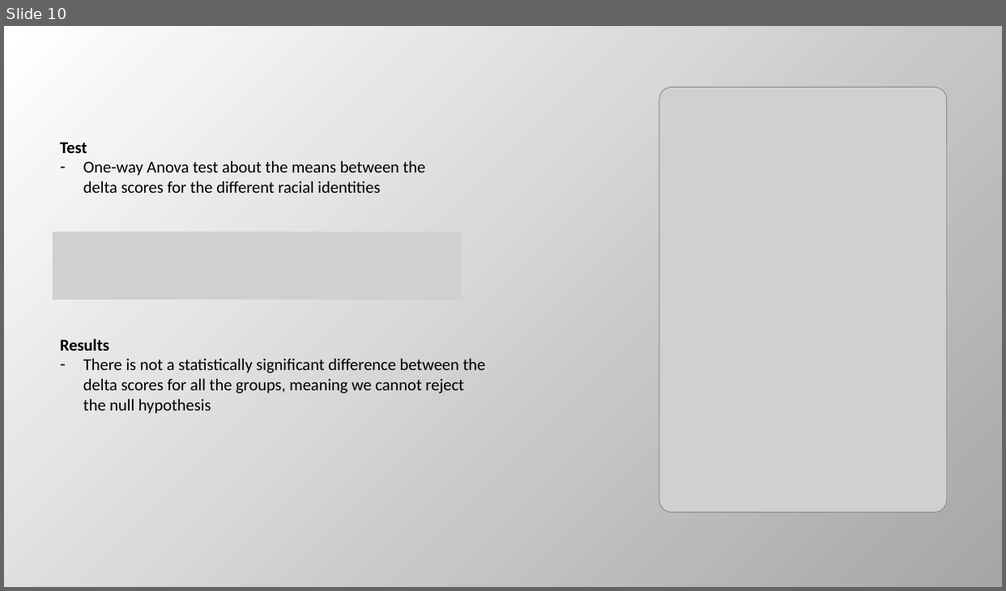
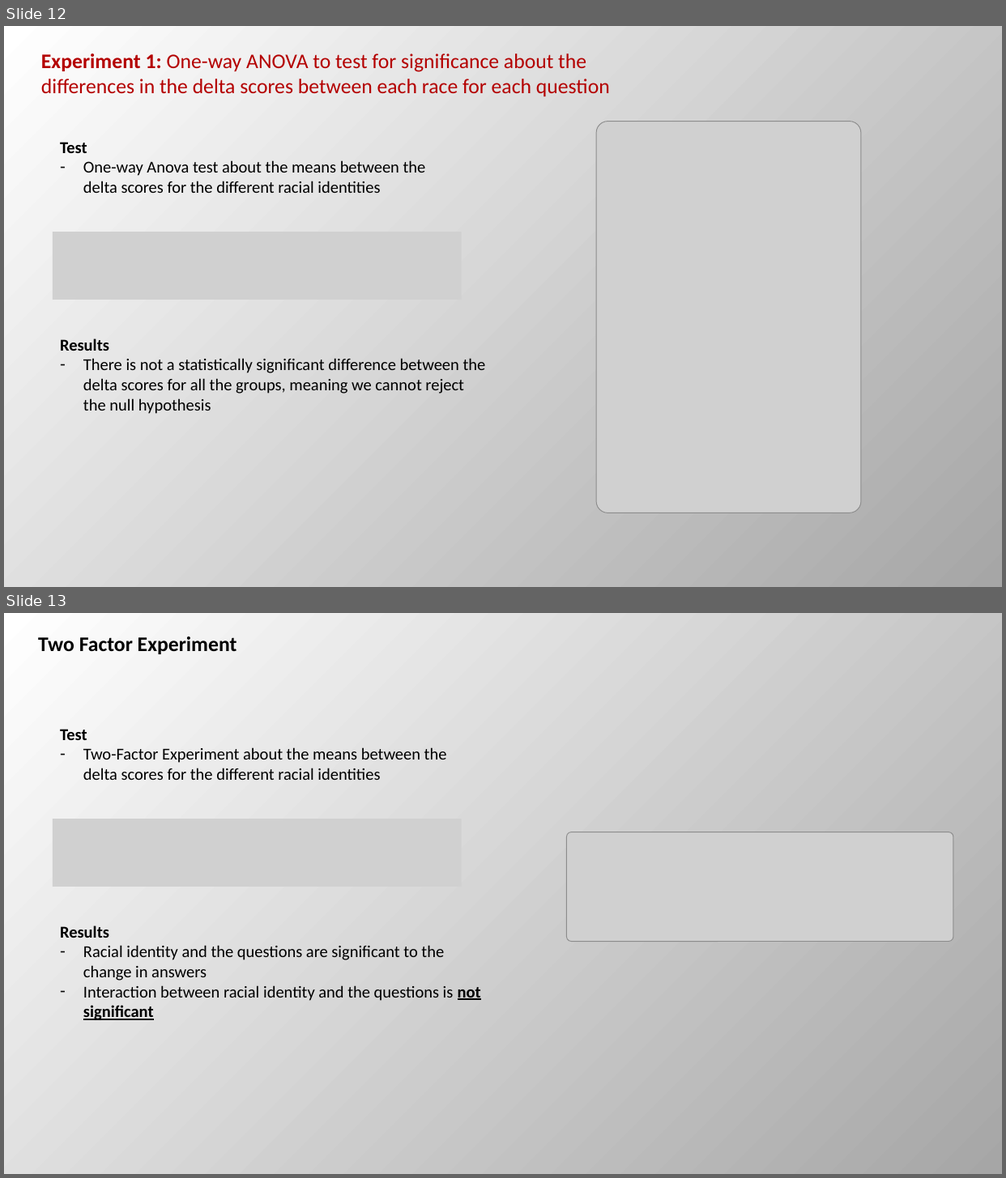
Before and after one commit to josh97ellis/omaha-girls-rock-analysis, a slide deck: deliverables/milestone_2/Final Presentation.pptx. Shown one above the other, each under a label of ours: slide 10 before the commit, slides 12 and 13 after it. The pictures are 1006x591 and 1006x1178 pixels, drawn with LibreOffice and Linux fonts; fonts in the diff are those of the drawing; grey boxes stand for pictures. Boxes give left, top, right and bottom in pixels: in the first picture for what was removed or moved away, otherwise in the second. Text is boxed around its words. In the diff, an @@ line names an element or a change of style, - is before the commit and + after.

```diff
--- a/deliverables/milestone_2/Final Presentation.pptx
+++ b/deliverables/milestone_2/Final Presentation.pptx
@@ slide 13 added at [4, 613, 1002, 1174], background gradient #FFFFFF to #A6A6A6 @@
@@ text added at [38, 636, 237, 654], 20 pt, text #000000, bold @@
+Two Factor Experiment
@@ text added at [60, 729, 447, 780], 16 pt, text #000000 @@
+Test
+– Two-Factor Experiment about the means between the delta scores for the different racial identities
@@ picture added at [53, 819, 462, 887] @@
@@ picture added at [567, 833, 954, 942] @@
@@ text added at [60, 926, 481, 1020], 16 pt, text #000000 @@
+Results
+– Racial identity and the questions are significant to the change in answers
+– Interaction between racial identity and the questions is not significant
@@ what was slide 10 is now slide 12 @@
@@ slide 12 changed as well @@
@@ text added at [41, 54, 610, 96], 20 pt, text #B40000 @@
+Experiment 1: One-way ANOVA to test for significance about the differences in the delta scores between each race for each question
@@ picture: place and size @@
-picture at [660, 88, 948, 514]
+picture at [596, 121, 861, 514]
```
Also in this commit, not shown: 7 other slides changed, 6 other slides added, 5 slides removed, 3 other files.
